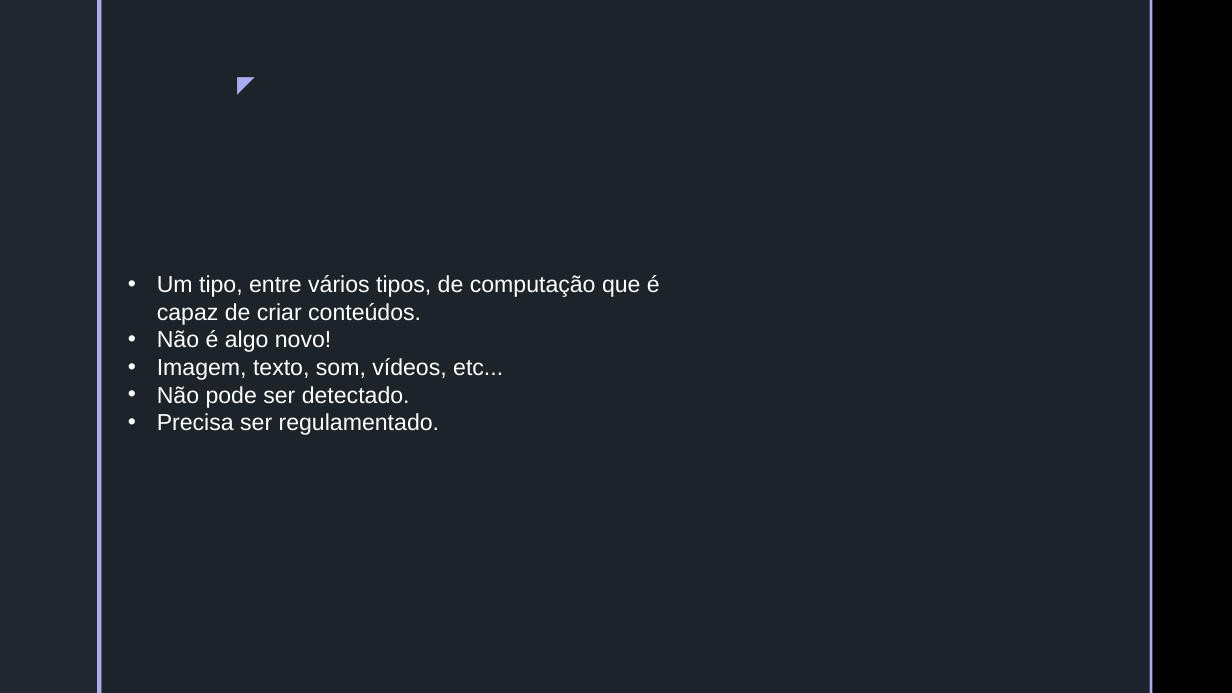
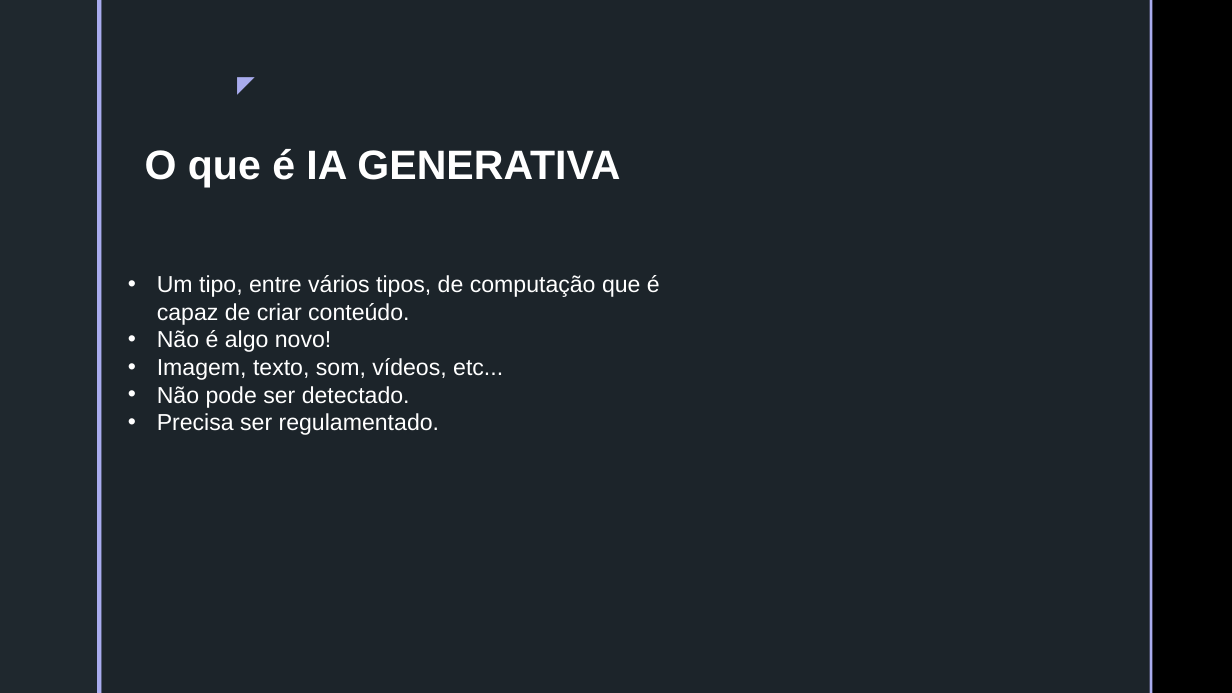
Before and after one commit to batestin1/code_the_future_diobot, a slide deck: slide 10 of materiais/LLM-DIO.pptx. Drawn at 1232x693 pixels with LibreOffice and Linux fonts; fonts in the diff are those of the drawing; background and template pictures are left out. Boxes give left, top, right and bottom in pixels: in the first picture for what was removed or moved away, otherwise in the second. Text is boxed around its words. In the diff, an @@ line names an element or a change of style, - is before the commit and + after.

```diff
--- a/materiais/LLM-DIO.pptx
+++ b/materiais/LLM-DIO.pptx
@@ text added at (x1=145, y1=149, x2=620, y2=188), 32 pt, text #FFFFFF, bold @@
+O que é IA GENERATIVA
@@ text at (x1=157, y1=275, x2=660, y2=325): text changed @@
-• Um tipo, entre vários tipos, de computação que é capaz de criar conteúdos.
+• Um tipo, entre vários tipos, de computação que é capaz de criar conteúdo.
```
Also in this commit, not shown: 6 other slides changed, 1 slide added, 5 other files.
